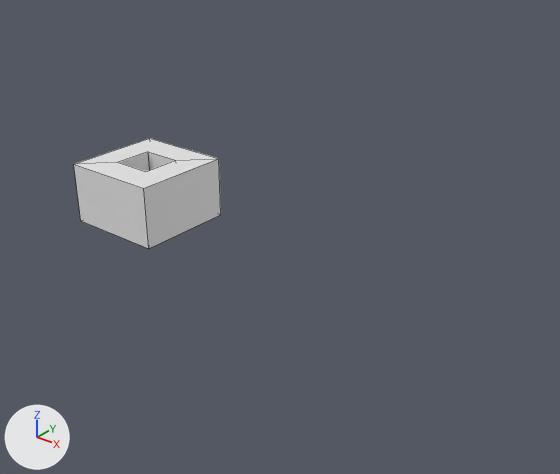
The Blender file punch-guide/punch-guide.blend, before and after one commit.
Camera for both pictures: a 50 mm lens placed at (88.8, -77.3, 47.7), pointed at (25.5, 1.7, -1.3). The axes (+X, +Y, +Z) are drawn at lower left. The lights are the same throughout. Mesh edges are drawn as thin lines.
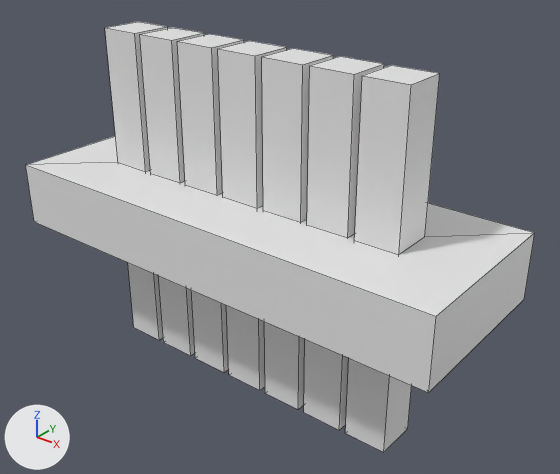
Boxes [x1, y1, x2, y2] around the edits, measured in the pictures (560 x 474 px):
'punch', shown: after [105, 22, 440, 452]
'Cube', modifiers changed, reshaped, moved, rescaled (244% wider, 130% taller): before [74, 138, 221, 249]; after [26, 136, 534, 393]

The change, as a diff of the scene's bpy script:
```diff
--- a/punch-guide/punch-guide.blend.py
+++ b/punch-guide/punch-guide.blend.py
@@ ob_punch @@
 ob_punch.scale = (3.2, 3.2, 25.7)
-ob_punch.hide_viewport = True
+_m = ob_punch.modifiers.new('Array', 'ARRAY')
+_m.count = 7
+_m.use_constant_offset = True
+_m.constant_offset_displace = (2.323, 0.0, 0.0)
+_m.use_relative_offset = False
@@ ob_cube @@
 ob_cube = bpy.data.objects.new('Cube', me_cube_002)
-ob_cube.location = (0.0, 0.0, 0.0)
-ob_cube.scale = (8.03, 8.03, 4.89)
+ob_cube.location = (22.3, 0.0, 0.0)
+ob_cube.scale = (35.9, 13.0, 4.89)
 _m = ob_cube.modifiers.new('Boolean', 'BOOLEAN')
```
